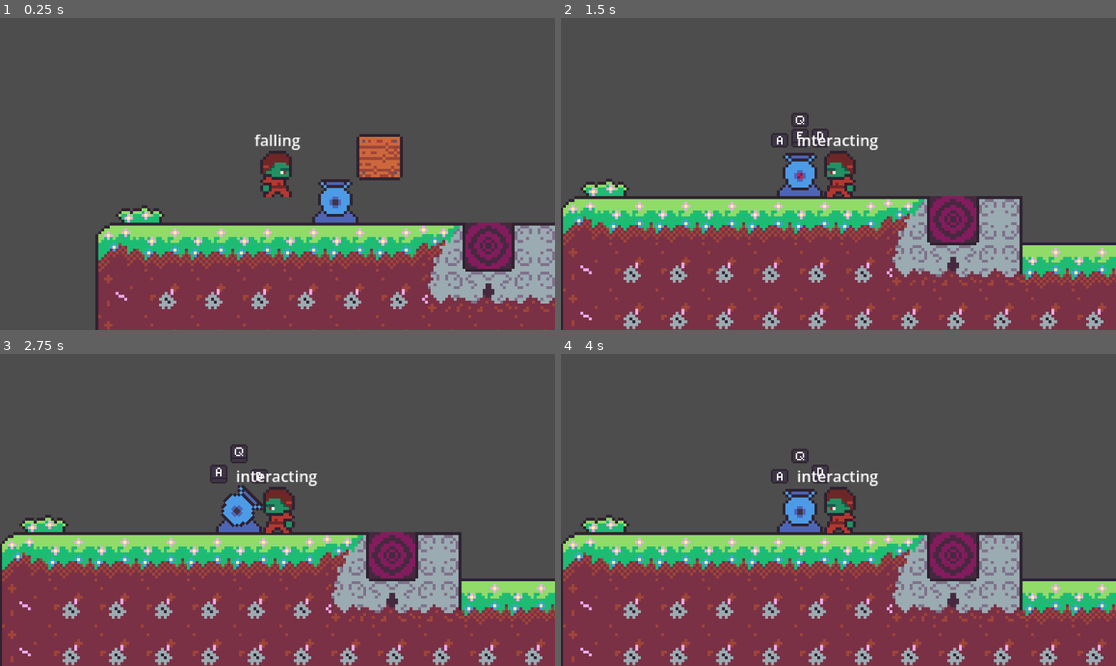
Above: before the commit, frames 1-4 (two rows, left to right).
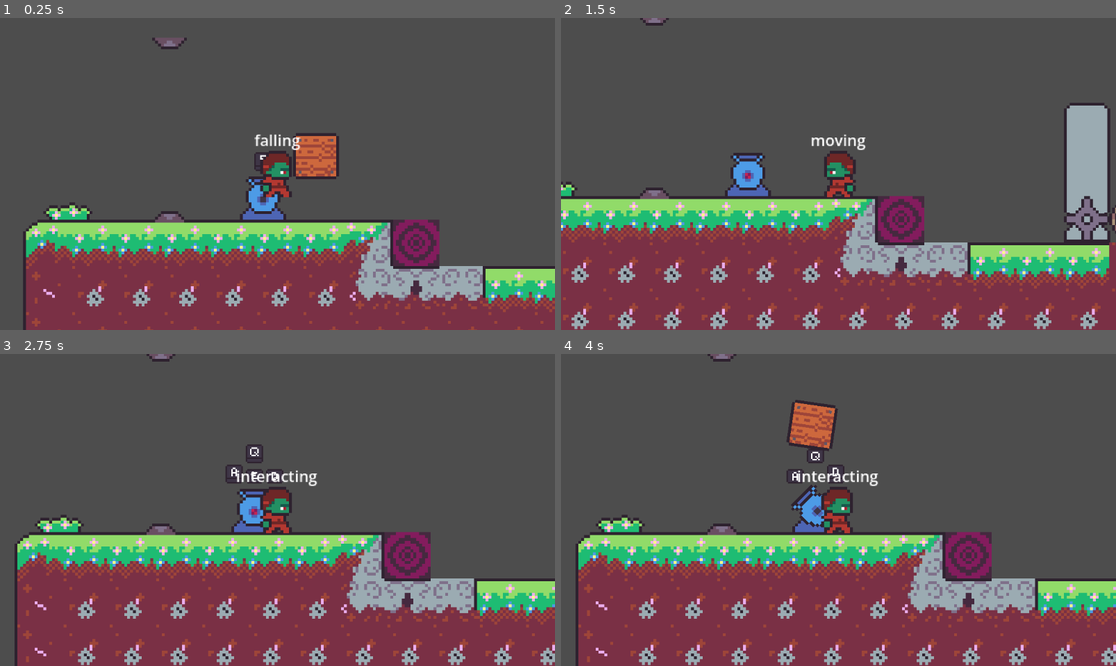
Above: after the commit, the same moments.

Repository: Hergorn/Ruin-Delver
Game: Godot game, scene res://Scenes/main_map.tscn
Two runs of this game, one before a commit and one after it. Both use one fixed random seed, a clock stepped at 60 frames per second and the inputs below. The project has no main scene, so this scene is started directly.
Inputs:
- Up to frame 1 (0.25 s): no input
- Up to frame 2 (1.5 s): hold D (RIGHT) 0.53-1.28 s; tap E (INTERACT) at 0.6, 1.35 s; hold A (LEFT) from 1.28 s (still down)
- Up to frame 3 (2.75 s): release A (LEFT) at 2.03 s; hold D (RIGHT) from 2.03 s (still down); tap E (INTERACT) at 2.1 s
- Up to frame 4 (4 s): tap Enter at 2.75 s; tap E (INTERACT) at 2.85, 3.6 s; release D (RIGHT) at 3.53 s; hold A (LEFT) from 3.53 s (still down)

The runs differ from the first frame. In frame 1, 23% of the frame differs, in the area x 4-100%, y 6-100%; in frame 2, 22%; in frame 3, 18%; in frame 4, 19%.

Commit message:
conveyor gefixt und diesen + Lasertür modular gestaltet

Diff:
--- a/Scenes/conveyor.tscn
+++ b/Scenes/conveyor.tscn
@@ -169,8 +169,7 @@
 [node name="conveyor" type="Node2D" unique_id=1607421010]
 script = ExtResource("1_p60iw")
 direction = "left"
-isOn = true
-length = 5
+length = 4
 speed = 50.0
 
 [node name="body" type="Node2D" parent="." unique_id=1868694909]
--- a/Scenes/laser_door.tscn
+++ b/Scenes/laser_door.tscn
@@ -15,6 +15,10 @@
 atlas = ExtResource("2_0gn2x")
 region = Rect2(0, 96, 48, 48)
 
+[sub_resource type="AtlasTexture" id="AtlasTexture_lobue"]
+atlas = ExtResource("2_0gn2x")
+region = Rect2(288, 48, 48, 48)
+
 [sub_resource type="AtlasTexture" id="AtlasTexture_1w3v8"]
 atlas = ExtResource("2_0gn2x")
 region = Rect2(144, 0, 48, 48)
@@ -45,6 +49,14 @@
 }, {
 "frames": [{
 "duration": 1.0,
+"texture": SubResource("AtlasTexture_lobue")
+}],
+"loop": true,
+"name": &"off",
+"speed": 5.0
+}, {
+"frames": [{
+"duration": 1.0,
 "texture": SubResource("AtlasTexture_1w3v8")
 }, {
 "duration": 1.0,
@@ -73,6 +85,10 @@
 atlas = ExtResource("2_0gn2x")
 region = Rect2(48, 96, 48, 48)
 
+[sub_resource type="AtlasTexture" id="AtlasTexture_0gn2x"]
+atlas = ExtResource("2_0gn2x")
+region = Rect2(288, 96, 48, 48)
+
 [sub_resource type="AtlasTexture" id="AtlasTexture_2thks"]
 atlas = ExtResource("2_0gn2x")
 region = Rect2(192, 0, 48, 48)
@@ -103,6 +119,14 @@
 }, {
 "frames": [{
 "duration": 1.0,
+"texture": SubResource("AtlasTexture_0gn2x")
+}],
+"loop": true,
+"name": &"off",
+"speed": 5.0
+}, {
+"frames": [{
+"duration": 1.0,
 "texture": SubResource("AtlasTexture_2thks")
 }, {
 "duration": 1.0,
@@ -131,6 +155,10 @@
 atlas = ExtResource("2_0gn2x")
 region = Rect2(96, 96, 48, 48)
 
+[sub_resource type="AtlasTexture" id="AtlasTexture_jw0qr"]
+atlas = ExtResource("2_0gn2x")
+region = Rect2(288, 0, 48, 48)
+
 [sub_resource type="AtlasTexture" id="AtlasTexture_r36mu"]
 atlas = ExtResource("2_0gn2x")
 region = Rect2(240, 0, 48, 48)
@@ -161,6 +189,14 @@
 }, {
 "frames": [{
 "duration": 1.0,
+"texture": SubResource("AtlasTexture_jw0qr")
+}],
+"loop": true,
+"name": &"off",
+"speed": 5.0
+}, {
+"frames": [{
+"duration": 1.0,
 "texture": SubResource("AtlasTexture_r36mu")
 }, {
 "duration": 1.0,
@@ -179,9 +215,10 @@
 
 [node name="LaserDoor" type="Node2D" unique_id=1775933222]
 script = ExtResource("1_lobue")
-length = 6
-orientation = "vertical"
-color = "blue"
+length = 4
+orientation = "horizontal"
+color = "red"
+startingState = "on"
 
 [node name="Body" type="Node2D" parent="." unique_id=1231389767]
 
@@ -189,7 +226,7 @@
 
 [node name="FirstPart" type="AnimatedSprite2D" parent="Hidden" unique_id=998482285]
 sprite_frames = SubResource("SpriteFrames_jw0qr")
-animation = &"blue"
+animation = &"off"
 
 [node name="LaserArea" type="Area2D" parent="Hidden/FirstPart" unique_id=338377304]
 
@@ -199,13 +236,10 @@
 
 [node name="Shooter" type="StaticBody2D" parent="Hidden/FirstPart" unique_id=1620985248]
 
-[node name="ShooterCollision" type="CollisionPolygon2D" parent="Hidden/FirstPart/Shooter" unique_id=208154715]
-polygon = PackedVector2Array(-24, 18, -24, -18, -15, -9, -15, 9)
-
 [node name="MiddlePart" type="AnimatedSprite2D" parent="Hidden" unique_id=405147914]
 position = Vector2(48, 0)
 sprite_frames = SubResource("SpriteFrames_mc0eb")
-animation = &"blue"
+animation = &"off"
 
 [node name="LaserArea" type="Area2D" parent="Hidden/MiddlePart" unique_id=1533806460]
 
@@ -215,7 +249,7 @@
 [node name="LastPart" type="AnimatedSprite2D" parent="Hidden" unique_id=485354956]
 position = Vector2(96, 0)
 sprite_frames = SubResource("SpriteFrames_chmer")
-animation = &"blue"
+animation = &"off"
 
 [node name="LaserArea" type="Area2D" parent="Hidden/LastPart" unique_id=226041460]
 
@@ -225,8 +259,6 @@
 
 [node name="Shooter" type="StaticBody2D" parent="Hidden/LastPart" unique_id=1151956054]
 
-[node name="ShooterCollision" type="CollisionPolygon2D" parent="Hidden/LastPart/Shooter" unique_id=1531342309]
-polygon = PackedVector2Array(24, 18, 15, 9, 15, -9, 24, -18)
-
-[node name="Camera2D" type="Camera2D" parent="." unique_id=1422328517]
-zoom = Vector2(1.295, 1.295)
+[connection signal="body_entered" from="Hidden/FirstPart/LaserArea" to="." method="_on_laser_area_body_entered"]
+[connection signal="body_entered" from="Hidden/MiddlePart/LaserArea" to="." method="_on_laser_area_body_entered"]
+[connection signal="body_entered" from="Hidden/LastPart/LaserArea" to="." method="_on_laser_area_body_entered"]
--- a/Scenes/main_map.tscn
+++ b/Scenes/main_map.tscn
@@ -8,6 +8,7 @@
 [ext_resource type="PackedScene" uid="uid://3565ud430x4y" path="res://Scenes/crystal.tscn" id="5_nfd1w"]
 [ext_resource type="PackedScene" uid="uid://cj02x1g43ik03" path="res://Scenes/conveyor.tscn" id="5_o0jjj"]
 [ext_resource type="PackedScene" uid="uid://dn2pac8ej6fo2" path="res://Scenes/canon.tscn" id="6_uxcei"]
+[ext_resource type="PackedScene" uid="uid://dltocjjww6vgv" path="res://Scenes/laser_door.tscn" id="7_a15nj"]
 
 [node name="MainMap" type="Node2D" unique_id=820204691]
 
@@ -19,14 +20,14 @@
 [node name="Background" type="TileMapLayer" parent="MapHolder/Map" unique_id=1078927548]
 
 [node name="Ground" type="TileMapLayer" parent="MapHolder/Map" unique_id=760268983]
-tile_map_data = PackedByteArray("AAABAAAAAAABAAEAAAAAAAAAAAA …(560 unchanged characters)… BAAIAAQAHAAAAAQAAAAEAAAAIAAAAAQAFAAYAAAAJAAAAAQAAAAEAAAARAAAAAAABAAEAAAASAAAAAAABAAEAAAATAAAAAAA …(1323 unchanged characters)…
+tile_map_data = PackedByteArray("AAABAAAAAAABAAEAAAAAAAAAAAA …(560 unchanged characters)… BAAIAAQAHAAAAAQAAAAEAAAAIAAAAAQAFAAYAAAARAAAAAAABAAEAAAASAAAAAAABAAEAAAATAAAAAAA …(1323 unchanged characters)…
 tile_set = ExtResource("1_1vevx")
 
 [node name="Interactables" type="Node2D" parent="MapHolder/Map" unique_id=205051551]
 position = Vector2(-153, -70)
 
 [node name="Object" parent="MapHolder/Map/Interactables" unique_id=2085304473 instance=ExtResource("3_1vevx")]
-position = Vector2(448, -12)
+position = Vector2(457, -10)
 mass = 2.0
 gravity_scale = 1.0
 lock_rotation = true
@@ -43,22 +44,26 @@
 position = Vector2(801, 94)
 direction = "right"
 needsSwitch = true
-isOn = false
-length = 4
 id = 1
 
 [node name="Canon" parent="MapHolder/Map/Interactables" unique_id=1035115936 instance=ExtResource("6_uxcei")]
 position = Vector2(402, 46)
 moveable = true
 
+[node name="LaserDoor" parent="MapHolder/Map/Interactables" unique_id=1775933222 instance=ExtResource("7_a15nj")]
+position = Vector2(305, -95)
+orientation = "vertical"
+id = 1
+needsSwitch = true
+
 [node name="Player" parent="MapHolder/Map" unique_id=383691327 instance=ExtResource("2_k5tye")]
-position = Vector2(189, -83)
+position = Vector2(264, -80)
 slide_on_ceiling = false
 safe_margin = 0.001
 pushForce = 40
 
 [node name="Decoration" type="TileMapLayer" parent="MapHolder/Map" unique_id=1972239190]
-tile_map_data = PackedByteArray("AAAIAAEAAQADAAQAAAAHAAAAAQAAAAQAAAAHAAEAAQAAAAQAAAAJAAEAAQAAAAQAAAAJAAAAAQAAAAQAAAA=")
+tile_map_data = PackedByteArray("AAAIAAEAAQADAAQAAAAHAAAAAQAAAAQAAAAHAAEAAQAAAAQAAAAJAAEAAQAAAAQAAAA=")
 tile_set = ExtResource("1_1vevx")
 
 [node name="crystal" parent="MapHolder/Map" unique_id=1980050896 instance=ExtResource("5_nfd1w")]
--- a/Scripts/conveyor.gd
+++ b/Scripts/conveyor.gd
@@ -13,6 +13,7 @@
 @onready var conveyorBody : Node2D = $body
 @onready var hide : Node2D = $hidden
 @onready var shapeCollision : CollisionShape2D
+@onready var idState : bool
 
 var conveyorParts : Array[StaticBody2D]
 var lastState : bool
@@ -38,8 +39,7 @@
 		conveyorParts.append(newPart)
 	shapeCollision.visible = false
 	#Einschalten falls kein Mechanismus betätigt werden muss
-	if needsSwitch == false and isOn == true: power(true)
-	else: power(false)
+	power(isOn)
 	lastState = isOn
 	hide.free()
 	var newHeight : float = 48 * length - 48
@@ -47,6 +47,7 @@
 	#COLLISION
 	shapeCollision.position.x = shapeCollision.position.x + newPosition
 	shapeCollision.shape.height = shapeCollision.shape.height + newHeight
+	idState = MechanismConnector.checkStatus(id)
 
 func power(on : bool):
 	var state : String
@@ -62,12 +63,17 @@
 		if direction == "left": currentSpeed = currentSpeed - 2 * currentSpeed
 		part.constant_linear_velocity.x = currentSpeed
 		print(part.constant_linear_velocity.x)
-	#if state != "off": pass
 
 func _process(delta: float) -> void:
 	if needsSwitch == true:
-		if MechanismConnector.checkStatus(id) == true: isOn = true
-		elif isOn == true: isOn = false
+		if MechanismConnector.checkStatus(id) != idState:
+			toggleOn()
+			idState = MechanismConnector.checkStatus(id)
 	if isOn != lastState:
 		power(isOn)
 		lastState = isOn
+
+func toggleOn():
+	match isOn:
+		true: isOn = false
+		false: isOn = true
--- a/Scripts/laser_door.gd
+++ b/Scripts/laser_door.gd
@@ -3,12 +3,19 @@
 @export var length : int
 @export_enum("vertical", "horizontal") var orientation : String
 @export_enum("blue", "red") var color : String
+@export var isOn : bool
+#blue = Lebewesen können durch
+#red = Gegenstände können durch
+@export var id : int
+@export var needsSwitch : bool
 
 @onready var firstPart : AnimatedSprite2D = $Hidden/FirstPart
 @onready var middlePart : AnimatedSprite2D = $Hidden/MiddlePart
 @onready var lastPart : AnimatedSprite2D = $Hidden/LastPart
 @onready var doorBody : Node2D = $Body
 @onready var hide : Node2D = $Hidden
+@onready var lastState : bool
+@onready var idState : bool
 
 func _ready() -> void:
 	hide.visible = false
@@ -18,7 +25,6 @@
 	var frameId : int = 1
 	var isMiddle : bool = false
 	for childId in doorBody.get_child_count():
-		doorBody.get_child(childId).play(color)
 		var childName = doorBody.get_child(childId).name
 		if isMiddle == true and childName != "FirstPart" and childName != "LastPart":
 			frameId = frameId - 1
@@ -26,6 +32,8 @@
 		if childName != "FirstPart" and childName != "LastPart": isMiddle = true
 		else: isMiddle = false
 		doorBody.get_child(childId).frame = frameId
+	toggleAnimation()
+	lastState = isOn
 
 
 func aufbau():
@@ -47,3 +55,27 @@
 		"vertical":
 			part.position.y = i * 48
 			part.rotation = deg_to_rad(90.0)
+
+func _on_laser_area_body_entered(body: Node2D) -> void:
+	if body.is_in_group("player") and color == "red" or body.is_in_group("moveable") and color == "blue":
+		body.queue_free()
+
+func toggleAnimation():
+	for childId in doorBody.get_child_count():
+		match isOn:
+			false: doorBody.get_child(childId).play("off")
+			true: doorBody.get_child(childId).play(color)
+
+func toggleOn():
+	match isOn:
+		true: isOn = false
+		false: isOn = true
+
+func _process(delta: float) -> void:
+	if needsSwitch == true:
+		if MechanismConnector.checkStatus(id) != idState:
+			toggleOn()
+			idState = MechanismConnector.checkStatus(id)
+	if isOn != lastState:
+		lastState = isOn
+		toggleAnimation()
--- a/Scripts/player.gd
+++ b/Scripts/player.gd
@@ -45,7 +45,8 @@
 	for i in get_slide_collision_count():
 		var collision = get_slide_collision(i)
 		var collider = collision.get_collider()
-		if collider.is_in_group("conveyor"): addedSpeed = collider.speed
+		if collider != null:
+			if collider.is_in_group("conveyor"): addedSpeed = collider.speed
 	speed = speed + addedSpeed
 	velocity.y += gravity * delta
 	velocity.x = direction * speed
@@ -63,20 +64,22 @@
 			for i in get_slide_collision_count():
 				var collision = get_slide_collision(i)
 				var collider = collision.get_collider()
-				if collider.is_in_group("moveable"):
-					var ray : RayCast2D
-					if rayCastBottomLeft.is_colliding(): ray = rayCastBottomLeft
-					elif rayCastBottomRight.is_colliding(): ray = rayCastBottomRight
-					if ray != null:
-						var bottomCollider = ray.get_collider()
-						if bottomCollider != collider: currentState = "pushing"
+				if collider != null:
+					if collider.is_in_group("moveable"):
+						var ray : RayCast2D
+						if rayCastBottomLeft.is_colliding(): ray = rayCastBottomLeft
+						elif rayCastBottomRight.is_colliding(): ray = rayCastBottomRight
+						if ray != null:
+							var bottomCollider = ray.get_collider()
+							if bottomCollider != collider: currentState = "pushing"
 			if rayCastDownLeft.is_colliding() or rayCastDownRight.is_colliding():
 				if direction != 0.0:
 					var ray : RayCast2D
 					if rayCastDownLeft.is_colliding(): ray = rayCastDownLeft
 					elif rayCastDownRight.is_colliding(): ray = rayCastDownRight
 					var collider = ray.get_collider()
-					if not collider.is_in_group("moveable"): currentState = "sloping"
+					if collider != null:
+						if not collider.is_in_group("moveable"): currentState = "sloping"
 		else: currentState = "falling"
 	label.text = currentState
 	var moveSpeed : int = defaultSpeed
Binary file changed: ASSETS/Tilesets/LaserDoors.png
Binary file added: ASSETS/Tilesets/Platforms.png
Not shown, added: ASSETS/Tilesets/Platforms.png.import
